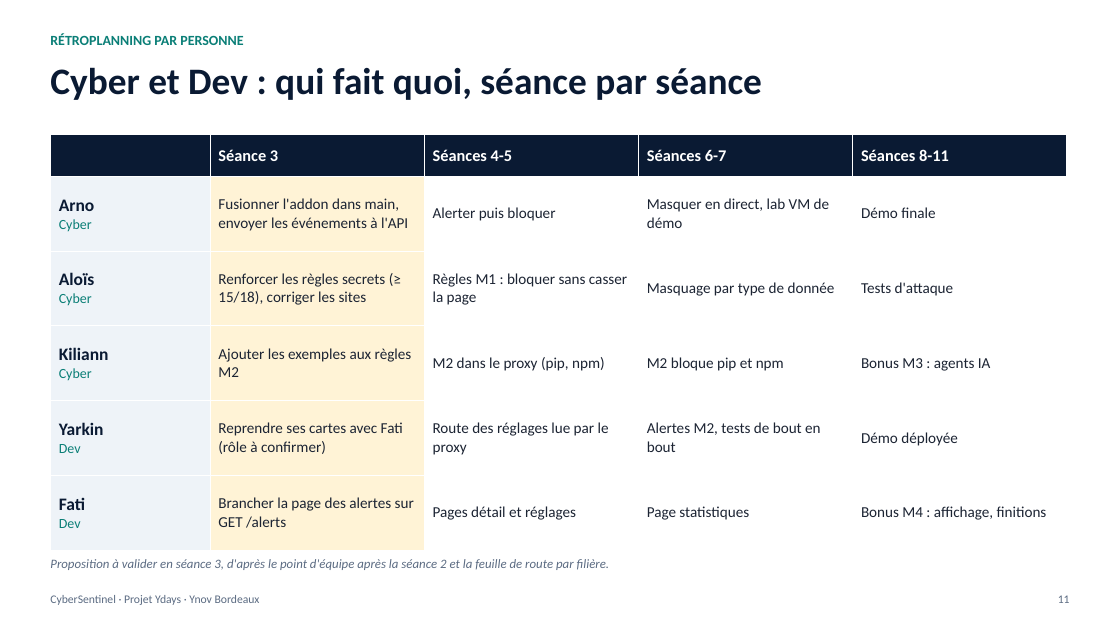
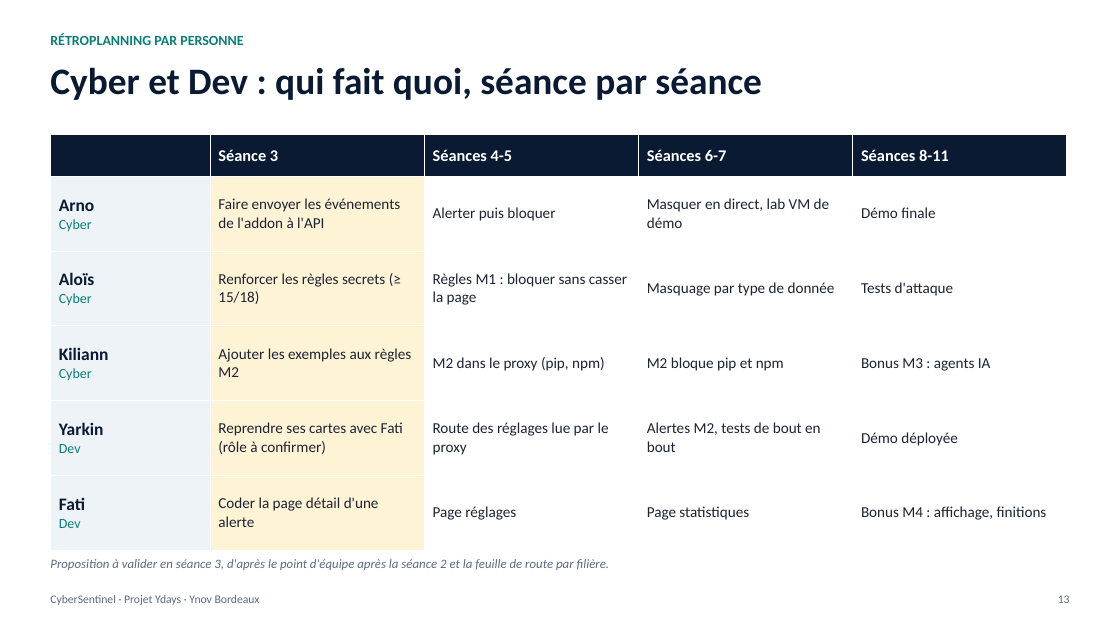
Before and after one commit to fatima774/projet_ydays, a slide deck: slide 13 of docs/presentations/seance-02/CyberSentinel-presentation.pptx (slide 11 before the commit). Drawn at 1120x630 pixels with LibreOffice and Linux fonts; fonts in the diff are those of the drawing. Boxes give left, top, right and bottom in pixels: in the first picture for what was removed or moved away, otherwise in the second. Text is boxed around its words. In the diff, an @@ line names an element or a change of style, - is before the commit and + after.

```diff
--- a/docs/presentations/seance-02/CyberSentinel-presentation.pptx
+++ b/docs/presentations/seance-02/CyberSentinel-presentation.pptx
@@ table at (50, 134, 1067, 550) @@
-row 2, column 2: Fusionner l'addon dans main, envoyer les événements à l'API
+row 2, column 2: Faire envoyer les événements de l'addon à l'API
-row 3, column 2: Renforcer les règles secrets (≥ 15/18), corriger les sites
+row 3, column 2: Renforcer les règles secrets (≥ 15/18)
-row 6, column 2: Brancher la page des alertes sur GET /alerts
+row 6, column 2: Coder la page détail d'une alerte
-row 6, column 3: Pages détail et réglages
+row 6, column 3: Page réglages
@@ text at (1058, 595, 1070, 603): text changed @@
-11
+13
```
Also in this commit, not shown: 8 other slides changed, 2 slides added, 37 other files.
